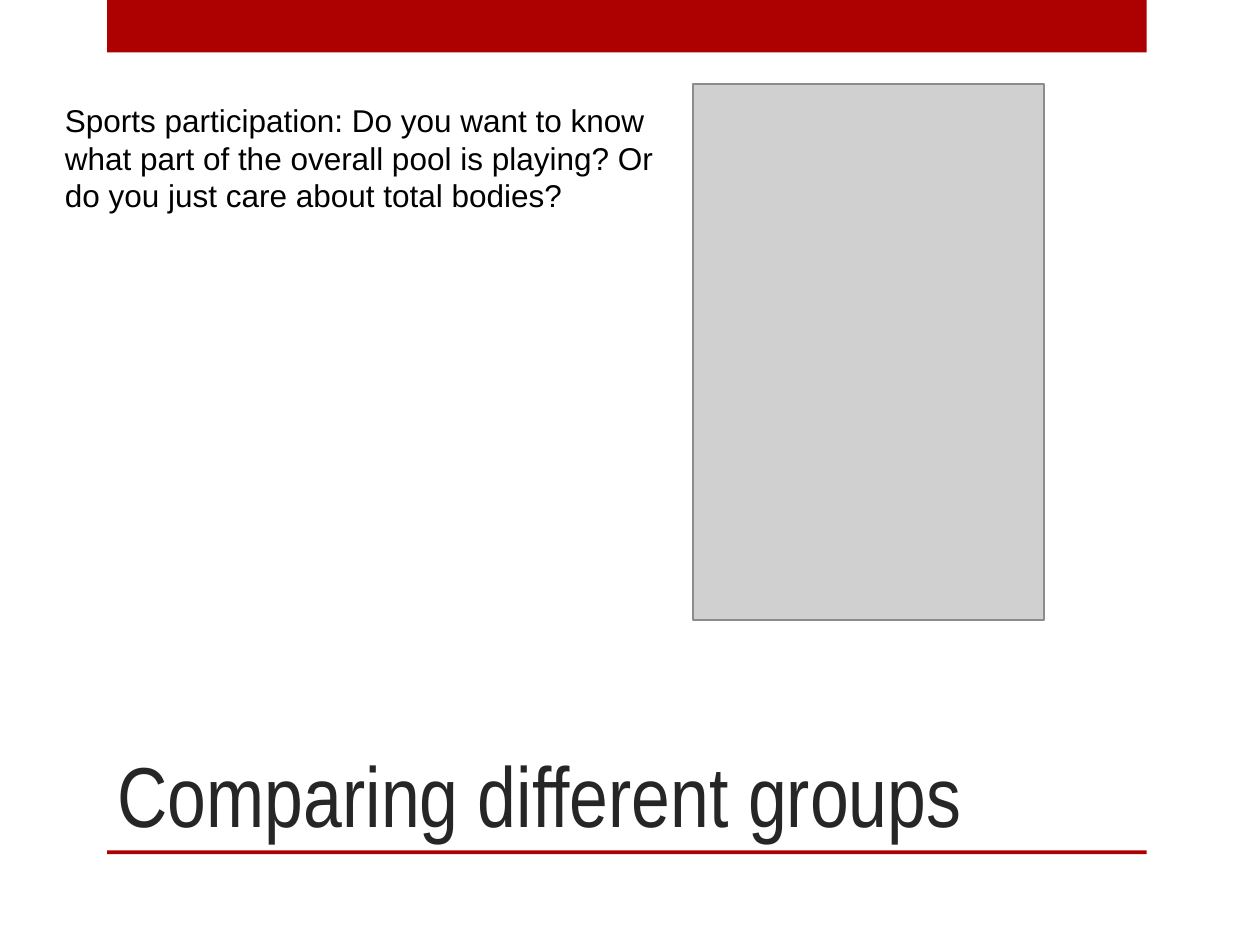
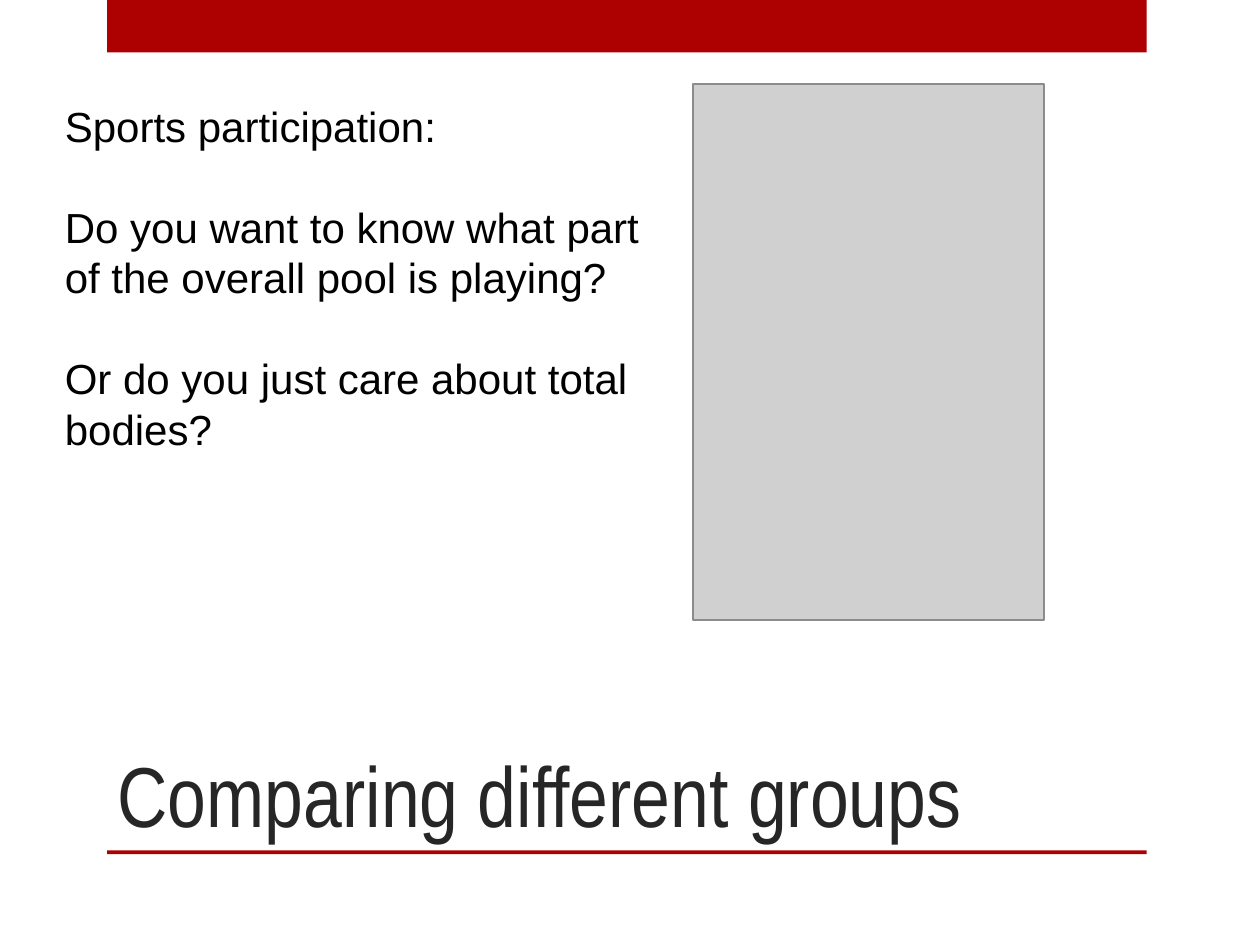
Before and after one commit to mjwebster/DataJ, a slide deck: slide 11 of Other/NumeracyStrib2015.pptx. Drawn at 1260x945 pixels with LibreOffice and Linux fonts; fonts in the diff are those of the drawing; grey boxes stand for pictures; background and template pictures are left out. Boxes give left, top, right and bottom in pixels: in the first picture for what was removed or moved away, otherwise in the second. Text is boxed around its words. In the diff, an @@ line names an element or a change of style, - is before the commit and + after.

```diff
--- a/Other/NumeracyStrib2015.pptx
+++ b/Other/NumeracyStrib2015.pptx
@@ text at <box>65,111,639,446</box>: text changed; size 18 to 24 pt @@
-Sports participation: Do you want to know what part of the overall pool is playing? Or do you just care about total bodies?
+Sports participation:
+Do you want to know what part of the overall pool is playing?
+Or do you just care about total bodies?
```
Also in this commit, not shown: 37 other slides changed, 14 slides added, 8 slides removed, 6 other files.
